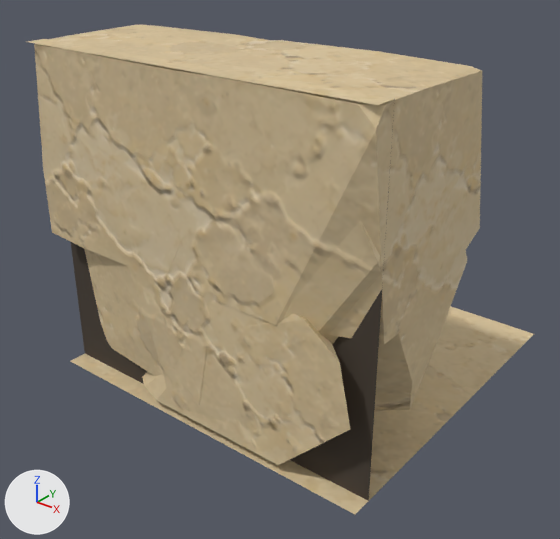
Before and after pictures for a commit that changed the glTF model assets/custom/models/ground_modules/ground_edge_01.glb.
One viewpoint serves both versions: a 50 mm camera at (1.688, -1.125, 1.234) aimed at (0.479, 0.386, 0.297). The lights are fixed; the arrows at lower left show +X, +Y and +Z. The first picture is the older version.

Script lines for the objects in view, before the commit:
```python
mat_groundmodulerecess = principled_material('GroundModuleRecess')
mat_groundmodulerecess.base_color = (0.06, 0.045, 0.032)  # brown #453c32
mat_groundmodulerecess.roughness = 0.95
me_groundedge01_bodyreliefmesh = bpy.data.meshes.new('GroundEdge01_BodyReliefMesh')
me_groundedge01_bodyreliefmesh.from_pydata(...)  # 138 vertices, 234 faces; spans x 0.0..1.0, y 0.0..1.0, z 0.0..0.91
# faces by material slot: [10, 214, 10]
me_groundedge01_bodyreliefmesh.materials.append(mat_sandstone_plate_1)
me_groundedge01_bodyreliefmesh.materials.append(mat_sandstone_plate_16)
me_groundedge01_bodyreliefmesh.materials.append(mat_groundmodulerecess)  # brown #453c32
ob_groundedge01_body = bpy.data.objects.new('GroundEdge01_Body', me_groundedge01_bodyreliefmesh)
ob_groundedge01_body.location = (0.0, 0.0, 0.0)
```
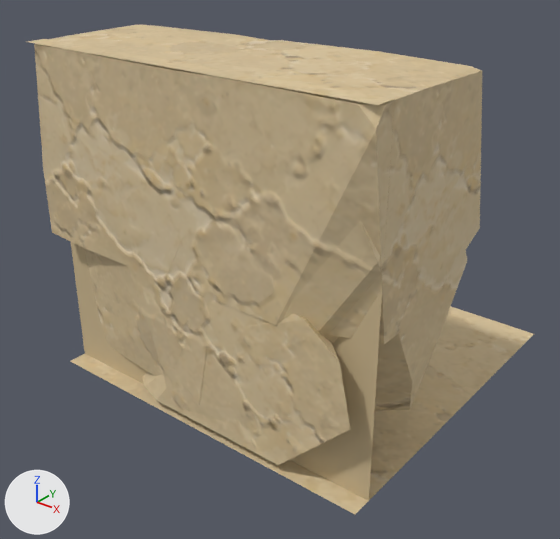
Diff of the bpy script that builds the scene:
```diff
--- a/assets/custom/models/ground_modules/ground_edge_01.glb.py
+++ b/assets/custom/models/ground_modules/ground_edge_01.glb.py
@@ mat_groundmodulerecess @@
 mat_groundmodulerecess = principled_material('GroundModuleRecess')
-mat_groundmodulerecess.base_color = (0.06, 0.045, 0.032)  # brown #453c32
+mat_groundmodulerecess.base_color = (0.61, 0.48, 0.28)  # beige #cdb890
 mat_groundmodulerecess.roughness = 0.95
```

Location of each change, [x1, y1, x2, y2] in pixels of the pictures (560 x 539 px):
'GroundEdge01_Body', recoloured
    both: [68, 239, 385, 504]
